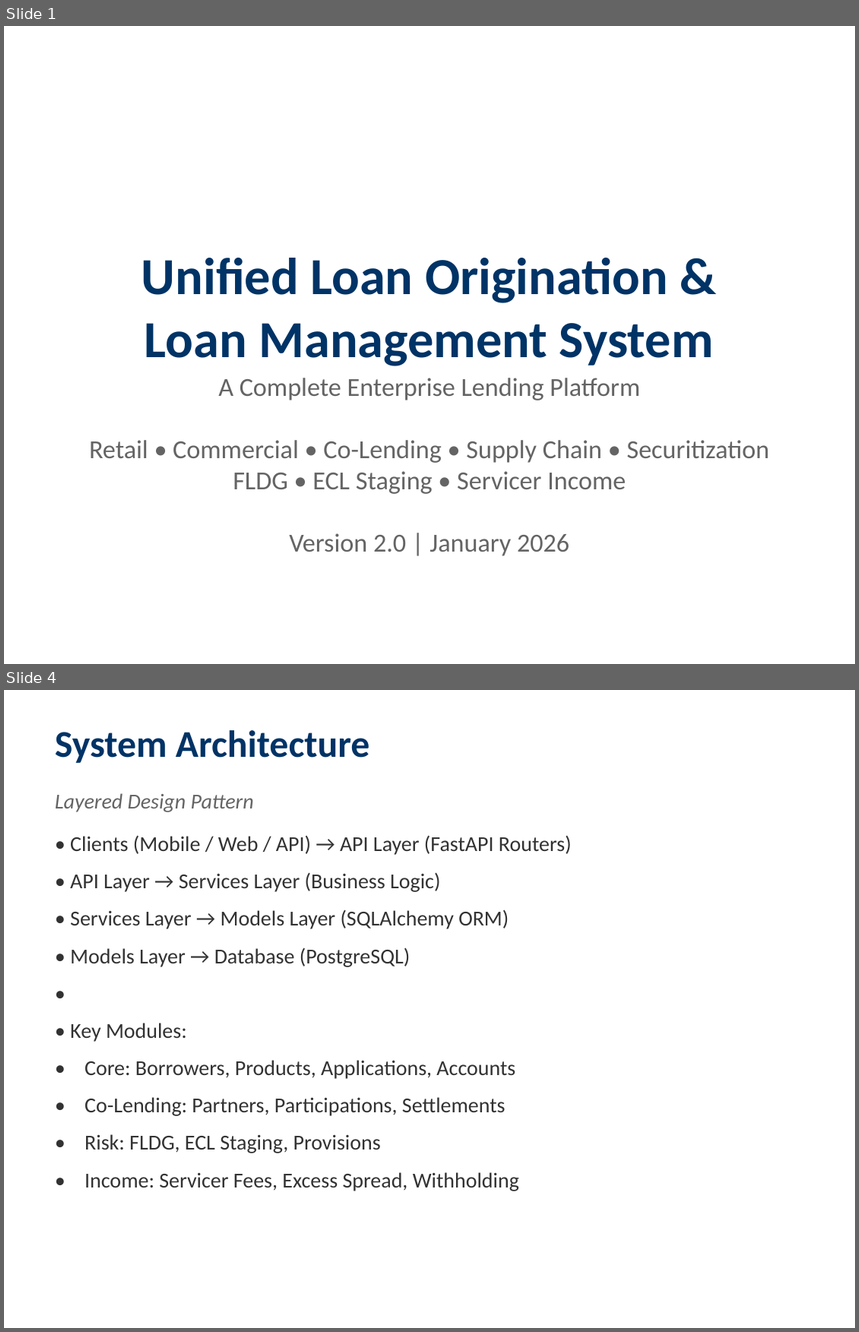
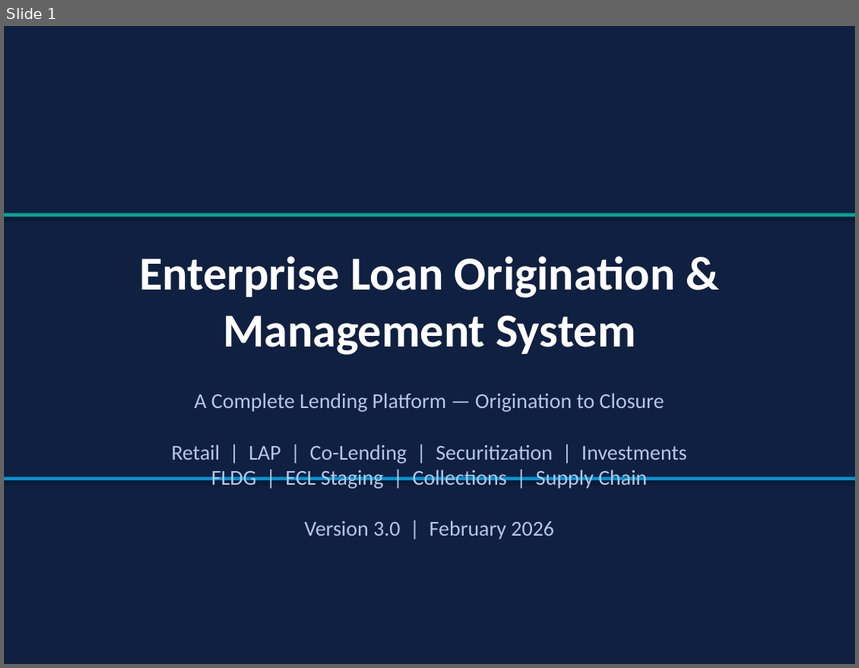
Before and after one commit to harshitrathi14/LOS-LMS, a slide deck: docs/LOS_LMS_System_Presentation.pptx. Shown one above the other, each under a label of ours: slides 1 and 4 before the commit, slide 1 after it; the slides between them are not shown. The pictures are 859x1332 and 859x668 pixels, drawn with LibreOffice and Linux fonts; fonts in the diff are those of the drawing. Boxes give left, top, right and bottom in pixels: in the first picture for what was removed or moved away, otherwise in the second. Text is boxed around its words. In the diff, an @@ line names an element or a change of style, - is before the commit and + after.

```diff
--- a/docs/LOS_LMS_System_Presentation.pptx
+++ b/docs/LOS_LMS_System_Presentation.pptx
@@ slide 4 removed at <box>4,690,855,1328</box>, background #FFFFFF @@
@@ text removed at <box>55,730,370,763</box> @@
-System Architecture
@@ text removed at <box>55,793,254,812</box> @@
-Layered Design Pattern
@@ text removed at <box>70,835,572,1192</box> @@
-• Clients (Mobile / Web / API) → API Layer (FastAPI Routers)
-• API Layer → Services Layer (Business Logic)
-• Services Layer → Models Layer (SQLAlchemy ORM)
-• Models Layer → Database (PostgreSQL)
-•
-• Key Modules:
-• Core: Borrowers, Products, Applications, Accounts
-• Co-Lending: Partners, Participations, Settlements
-• Risk: FLDG, ECL Staging, Provisions
-• Income: Servicer Fees, Excess Spread, Withholding
@@ slide 1 changed as well @@
@@ background #FFFFFF to #0F2041 @@
@@ rectangle added at <box>4,213,855,217</box>, fill #00A699 @@
@@ text at <box>139,256,676,355</box>: text changed; size 44 to 40 pt; text colour #003366 to #FFFFFF @@
-Unified Loan Origination &
-Loan Management System
+Enterprise Loan Origination &
+Management System
@@ text at <box>171,393,687,540</box>: text changed; size 22 to 18 pt; text colour #646464 to #B4C8E6 @@
-A Complete Enterprise Lending Platform
-Retail • Commercial • Co-Lending • Supply Chain • Securitization
-FLDG • ECL Staging • Servicer Income
-Version 2.0 | January 2026
+A Complete Lending Platform — Origination to Closure
+Retail | LAP | Co-Lending | Securitization | Investments
+FLDG | ECL Staging | Collections | Supply Chain
+Version 3.0 | February 2026
@@ rectangle added at <box>4,477,855,480</box>, fill #0096D6 @@
```
Also in this commit, not shown: 2 other slides changed, 49 slides added, 22 other slides removed, 32 other files.
